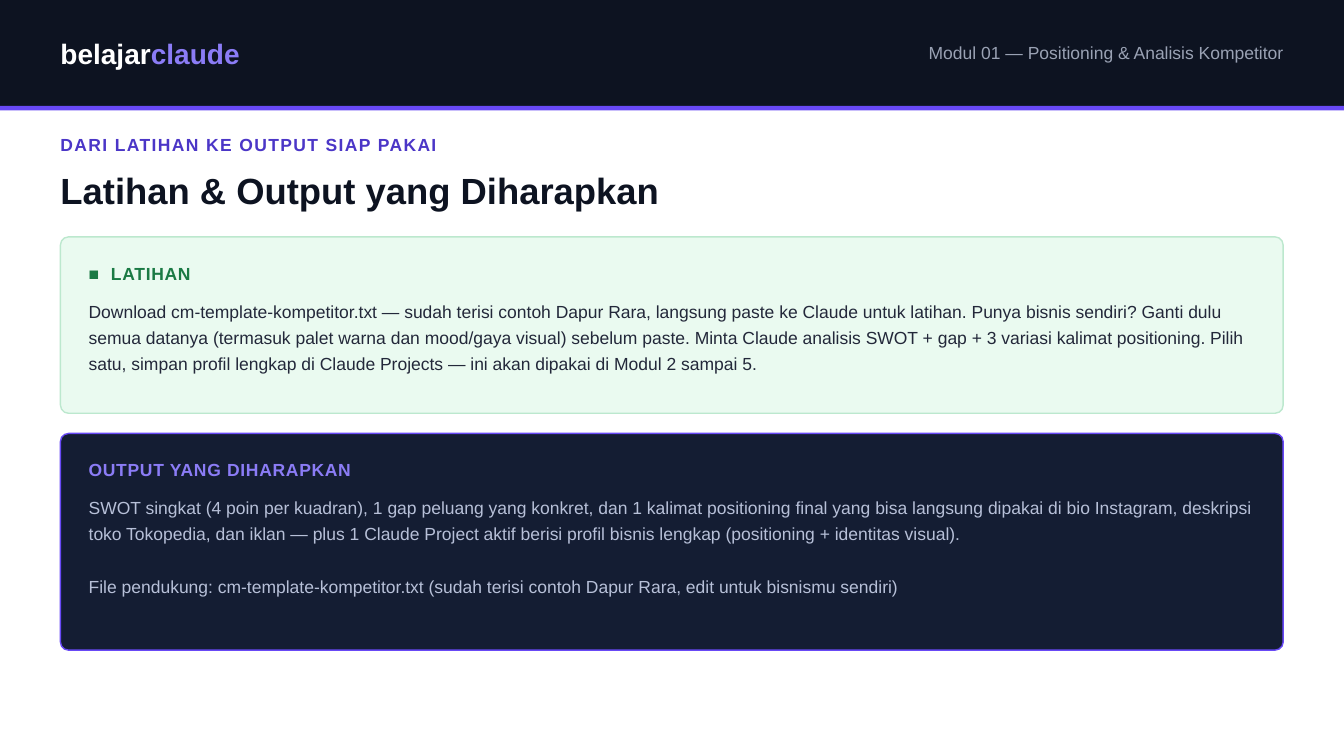
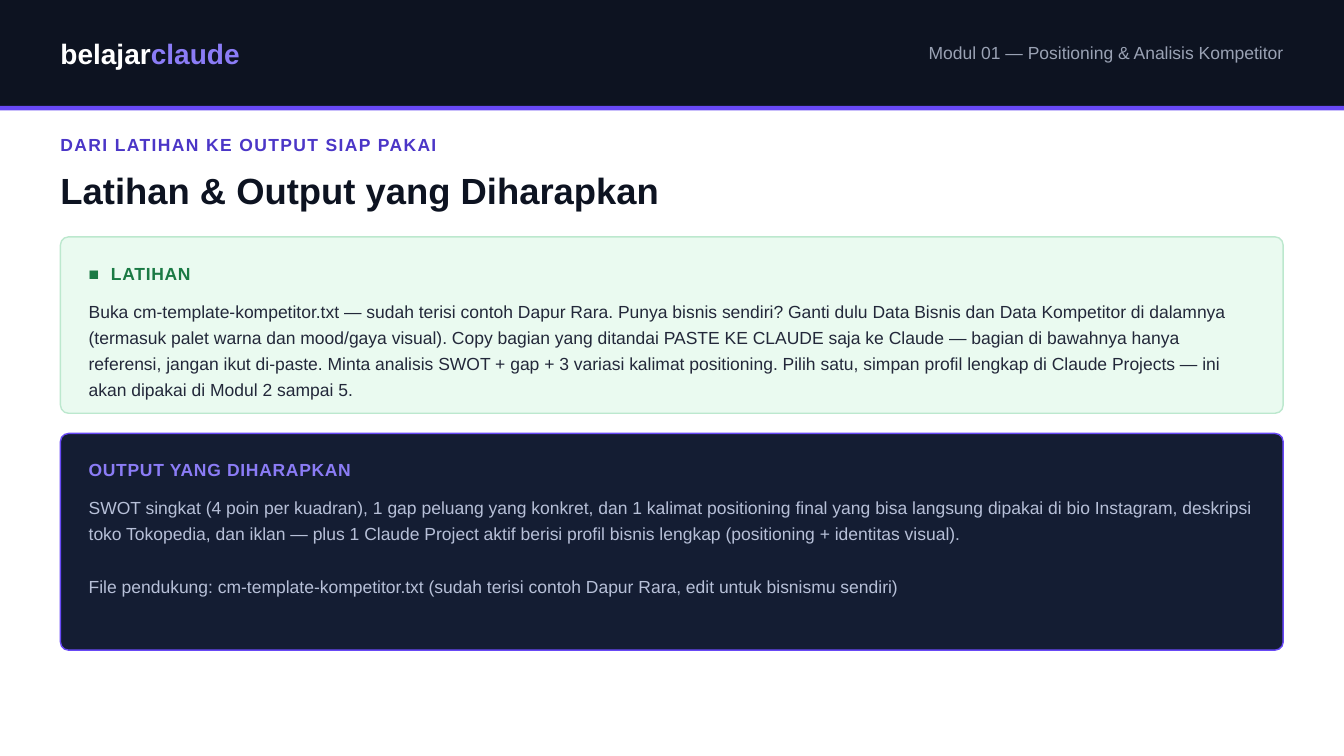
Before and after one commit to juliautomo/belajar-claude, a slide deck: slide 5 of Content-Marketing/M01-Positioning-Kompetitor/K3-M01-Positioning-Kompetitor.pptx. Drawn at 1344x756 pixels with LibreOffice and Linux fonts; fonts in the diff are those of the drawing. Boxes give left, top, right and bottom in pixels: in the first picture for what was removed or moved away, otherwise in the second. Text is boxed around its words. In the diff, an @@ line names an element or a change of style, - is before the commit and + after.

```diff
--- a/Content-Marketing/M01-Positioning-Kompetitor/K3-M01-Positioning-Kompetitor.pptx
+++ b/Content-Marketing/M01-Positioning-Kompetitor/K3-M01-Positioning-Kompetitor.pptx
@@ text at (x1=89, y1=305, x2=1225, y2=400): text changed @@
-Download cm-template-kompetitor.txt — sudah terisi contoh Dapur Rara, langsung paste ke Claude untuk latihan. Punya bisnis sendiri? Ganti dulu semua datanya (termasuk palet warna dan mood/gaya visual) sebelum paste. Minta Claude analisis SWOT + gap + 3 variasi kalimat positioning. Pilih satu, simpan profil lengkap di Claude Projects — ini akan dipakai di Modul 2 sampai 5.
+Buka cm-template-kompetitor.txt — sudah terisi contoh Dapur Rara. Punya bisnis sendiri? Ganti dulu Data Bisnis dan Data Kompetitor di dalamnya (termasuk palet warna dan mood/gaya visual). Copy bagian yang ditandai PASTE KE CLAUDE saja ke Claude — bagian di bawahnya hanya referensi, jangan ikut di-paste. Minta analisis SWOT + gap + 3 variasi kalimat positioning. Pilih satu, simpan profil lengkap di Claude Projects — ini akan dipakai di Modul 2 sampai 5.
```
Also in this commit, not shown: 2 other slides changed, 5 other files.
